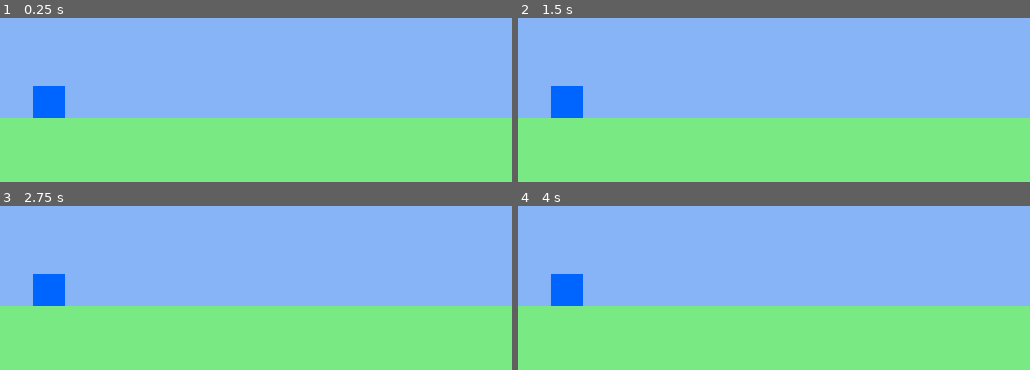
Above: before the commit, frames 1-4 (two rows, left to right).
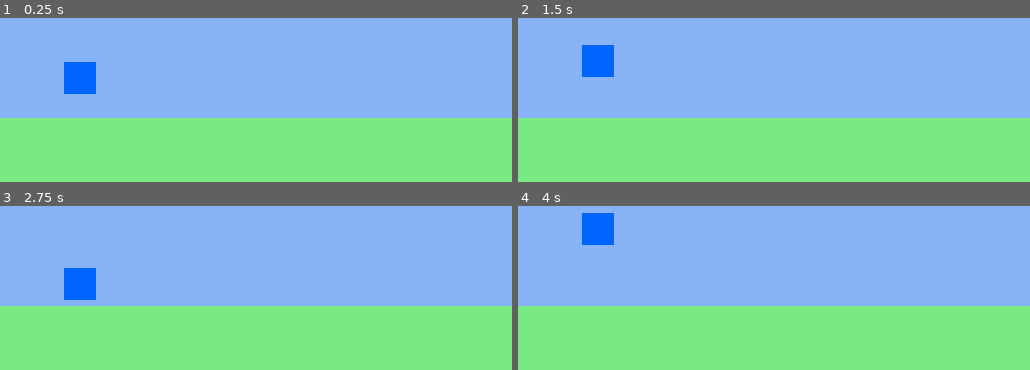
Above: after the commit, the same moments.

Repository: syang75/McDJumpGame
Game: Godot game, scene res://Main.tscn
Same seed, same stepped clock (60 frames per second), same inputs: the game is played once before the commit and once after it.
Inputs:
- Up to frame 1 (0.25 s): no input
- Up to frame 2 (1.5 s): tap Enter (ui_accept) at 0.5, 0.6, 0.77, 1.07, 1.35 s; hold Up (ui_up) from 0.53 s (still down)
- Up to frame 3 (2.75 s): tap Enter (ui_accept) at 1.52, 1.82, 2.1 s; release Up (ui_up) at 2.03 s
- Up to frame 4 (4 s): hold Up (ui_up) from 2.78 s (still down); tap Enter (ui_accept) at 2.85, 3.02, 3.32, 3.6, 3.77 s

The runs differ from the first frame. In frame 1, 2.4% of the frame differs, in the area x 6-19%, y 26-61%; in frame 2, 2.4%, in the area x 6-19%, y 16-61%; in frame 3, 2.4%; in frame 4, 2.4%.

Commit message:
changed folder names

Diff:
--- a/Main.tscn
+++ b/Main.tscn
@@ -1,7 +1,7 @@
 [gd_scene load_steps=5 format=2]
 
 [ext_resource path="res://art/placeholder_bg_tileset.png" type="Texture" id=1]
-[ext_resource path="res://Player.tscn" type="PackedScene" id=2]
+[ext_resource path="res://Scenes/Player.tscn" type="PackedScene" id=2]
 
 [sub_resource type="ConvexPolygonShape2D" id=1]
 points = PoolVector2Array( 32, 32, 0, 32, 0, 0, 32, 0 )
@@ -52,4 +52,4 @@
 tile_data = PoolIntArray( 0, 1, 0, 1, 1, 0, 2, 1, 0, 3, 1, 0, 4, 1, 0, 5, 1, 0, 6, 1, 0, 7, 1, 0, 8, 1, 0, 9, 1, 0, 10, …(1833 unchanged characters)…
 
 [node name="KinematicBody2D" parent="TileMap" instance=ExtResource( 2 )]
-position = Vector2( 48.7904, 177.837 )
+position = Vector2( 80, 144 )
--- a/Player.tscn
+++ b/Scenes/Player.tscn
@@ -3,7 +3,7 @@
 [ext_resource path="res://art/player_run.png" type="Texture" id=1]
 [ext_resource path="res://art/player_dead.png" type="Texture" id=2]
 [ext_resource path="res://art/player_default.png" type="Texture" id=3]
-[ext_resource path="res://Player.gd" type="Script" id=4]
+[ext_resource path="res://Scripts/Player.gd" type="Script" id=4]
 
 [sub_resource type="SpriteFrames" id=1]
 animations = [ {
--- a/Player.gd
+++ b/Scripts/Player.gd
@@ -7,7 +7,7 @@
 var jumping = false
 
 func get_input():
-	var jump = Input.is_action_just_pressed('ui_up')
+	var jump = Input.is_action_just_pressed('ui_accept')
 
 	if jump and is_on_floor():
 		jumping = true
Not shown, changed: art/icon.png.import
Not shown, changed: art/placeholder_bg_tileset.png.import
Not shown, changed: art/player_dead.png.import
Not shown, changed: art/player_default.png.import
